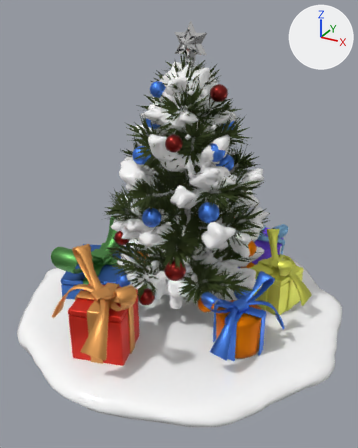
Renders of the FBX model content/overvodka/models/elka/Elka2.fbx from each side of a commit.
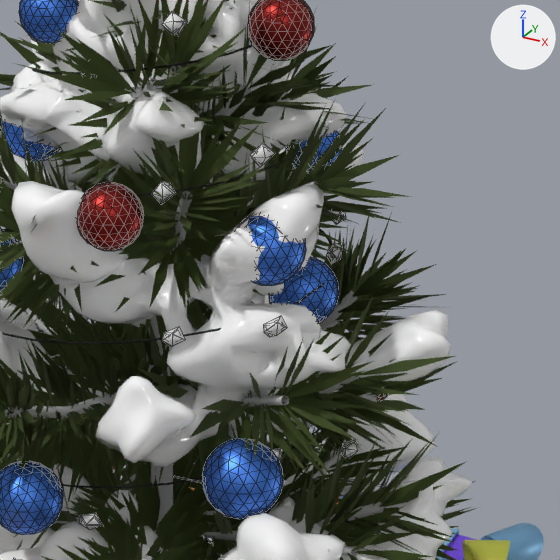
Each version is shown whole from a camera (50 mm lens) standing at (7.19, -13.67, 9.82) and looking at (0.06, -0.71, 3.34), then close up on the part from 40% to 82% of the width and 19% to 52% of the height. Lighting does not change. The marker at upper right points along +X, +Y and +Z. The first two pictures are the older version. The close-ups show mesh edges as thin lines. Where no turn or scale is listed for an object, it has been applied to the vertices.
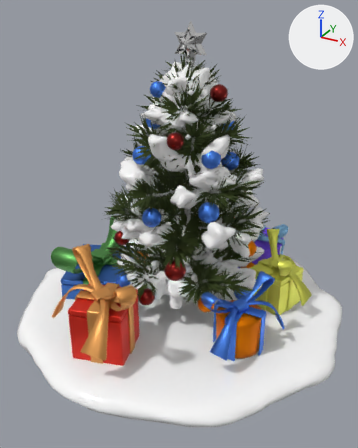
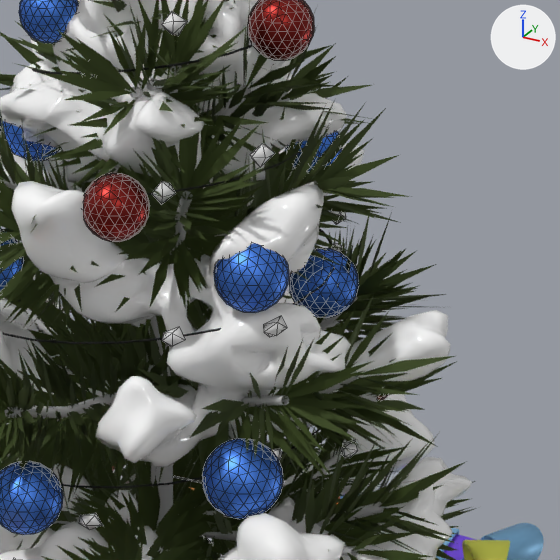
The change, as JSON lines over the scene's bpy script:
```json
{"op": "set", "path": "ob_icosphere_019.location", "old": "(1.28, -0.69, 5.91)", "new": "(1.23, -0.89, 5.74)"}
{"op": "set", "path": "ob_icosphere_024.location", "old": "(0.26, -1.39, 6.19)", "new": "(0.28, -1.34, 6.25)"}
{"op": "set", "path": "ob_icosphere_027.location", "old": "(1.22, 0.15, 5.33)", "new": "(1.25, 0.51, 5.31)"}
```

Pixel boxes [x1, y1, x2, y2] of what changed, in the close-ups (560 x 560 px):
```json
{"object": "Icosphere.019", "change": "moved", "before": [239, 216, 306, 286], "after": [214, 243, 289, 313]}
{"object": "Icosphere.024", "change": "moved", "before": [77, 182, 144, 251], "after": [83, 173, 150, 242]}
{"object": "Icosphere.027", "change": "moved", "before": [269, 257, 339, 323], "after": [289, 249, 359, 318]}
```
